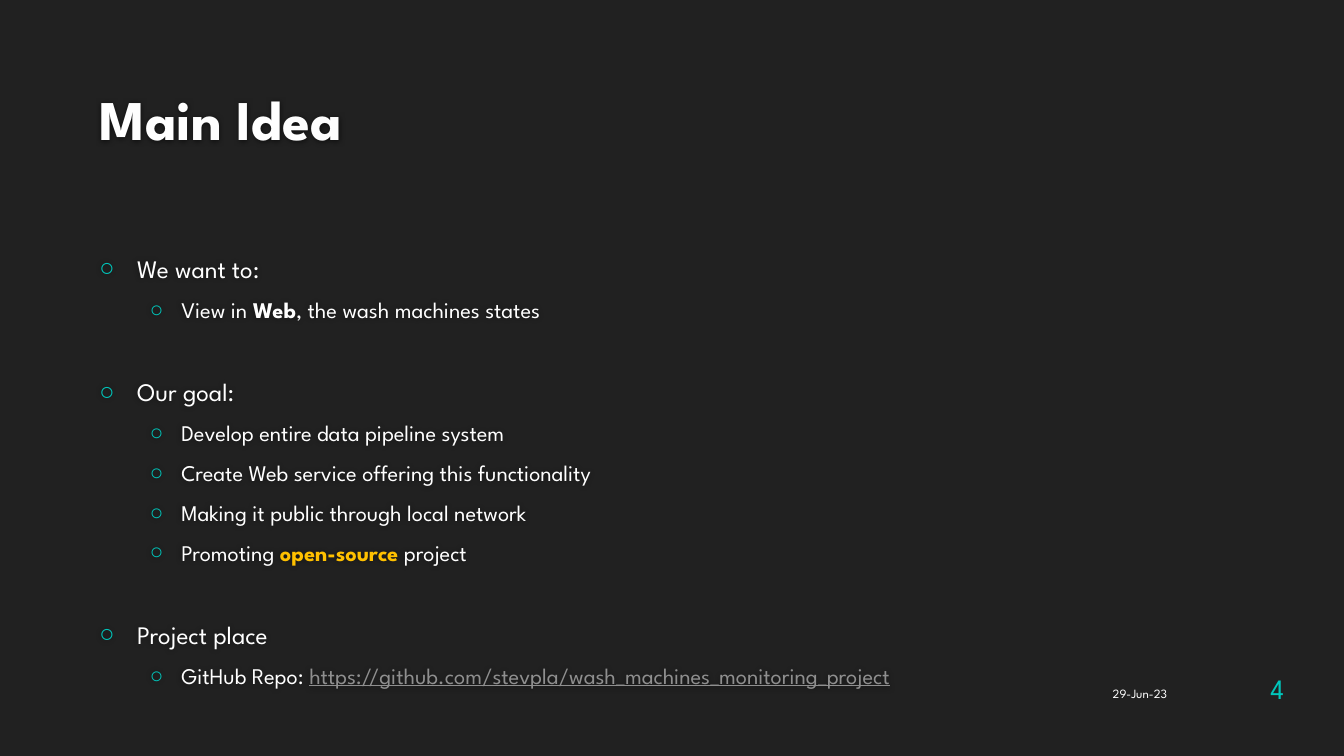
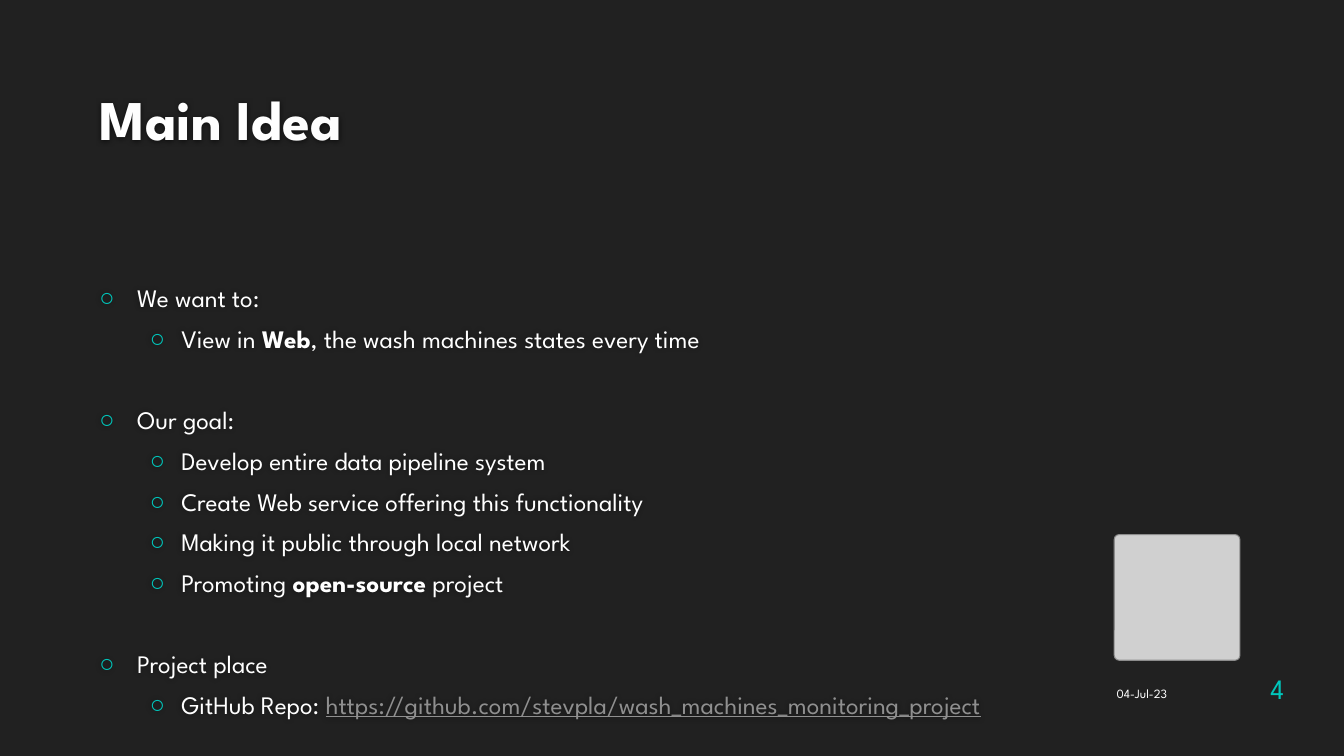
Before and after one commit to stevpla/smart-sustainable-wash-machines-monitoring-app, a slide deck: slide 4 of Wash_Machines_Live_Monitoring_Service_ppt.pptx. Drawn at 1344x756 pixels with LibreOffice and Linux fonts; fonts in the diff are those of the drawing; grey boxes stand for pictures; background and template pictures are left out. Boxes give left, top, right and bottom in pixels: in the first picture for what was removed or moved away, otherwise in the second. Text is boxed around its words. In the diff, an @@ line names an element or a change of style, - is before the commit and + after.

Commit message:
presentation update with pi view

```diff
--- a/Wash_Machines_Live_Monitoring_Service_ppt.pptx
+++ b/Wash_Machines_Live_Monitoring_Service_ppt.pptx
@@ text "We want to:" moved from (x1=137, y1=261, x2=889, y2=689) to (x1=137, y1=290, x2=981, y2=720) @@
@@ text at (x1=137, y1=290, x2=981, y2=720): size 16 to 18 pt in "Develop entire data pipeline system", "Create Web service offering this functionality", "Making it public through local network", "Promoting open-source project" and 1 more places; text colour #FFC000 to #FFFFFF in "open-source"; line spacing 1 to 0.9 @@
@@ text at (x1=181, y1=330, x2=700, y2=354): text changed; size 16 to 18 pt @@
-  ○ View in Web, the wash machines states
+  ○ View in Web, the wash machines states every time
@@ picture added at (x1=1114, y1=534, x2=1240, y2=660) @@
@@ page number at (x1=1270, y1=680, x2=1284, y2=699): more space between paragraphs @@
@@ text at (x1=1117, y1=689, x2=1167, y2=698): text changed @@
-29-Jun-23
+04-Jul-23
```
Also in this commit, not shown: 9 other slides changed, 3 slides added.
